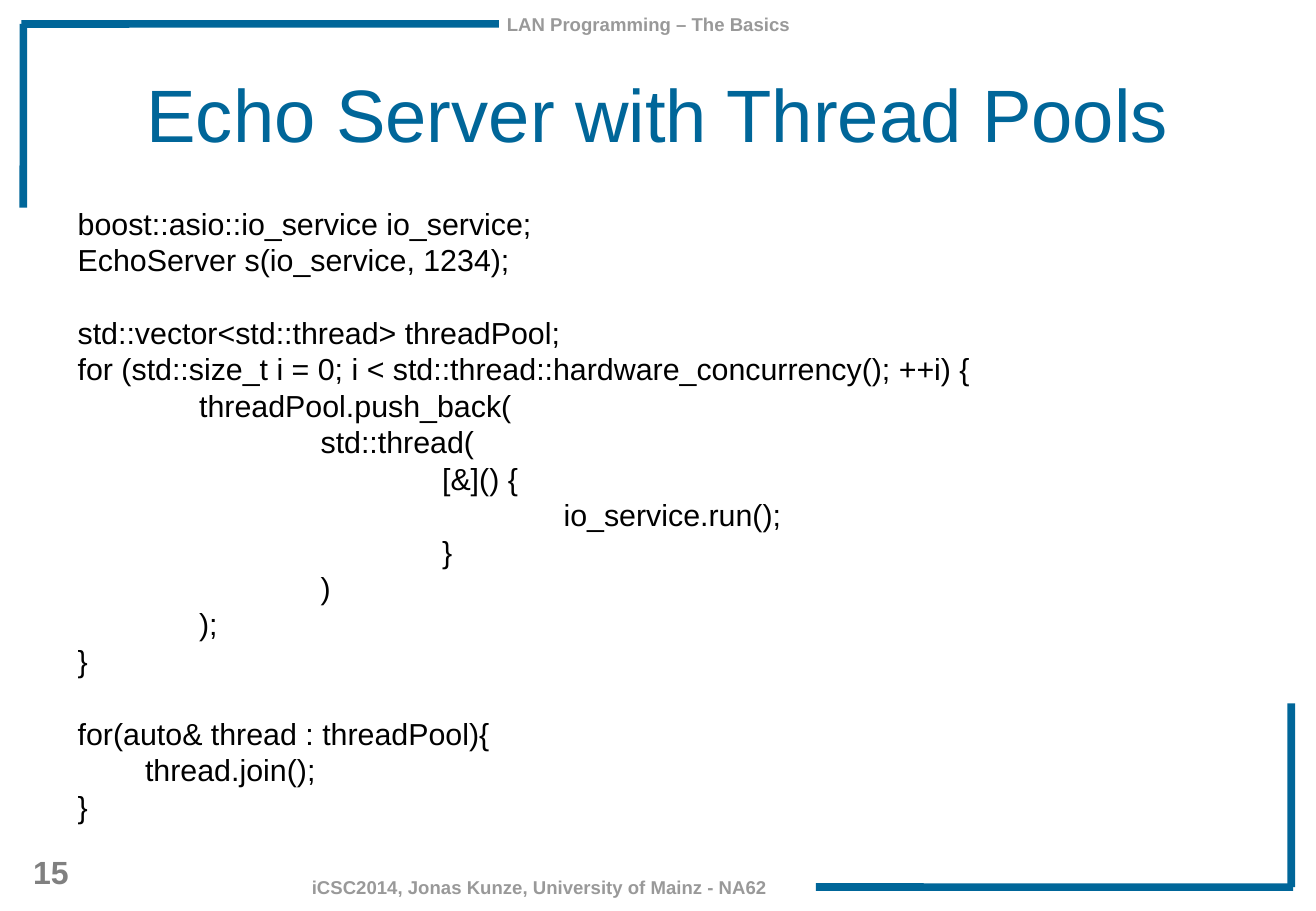
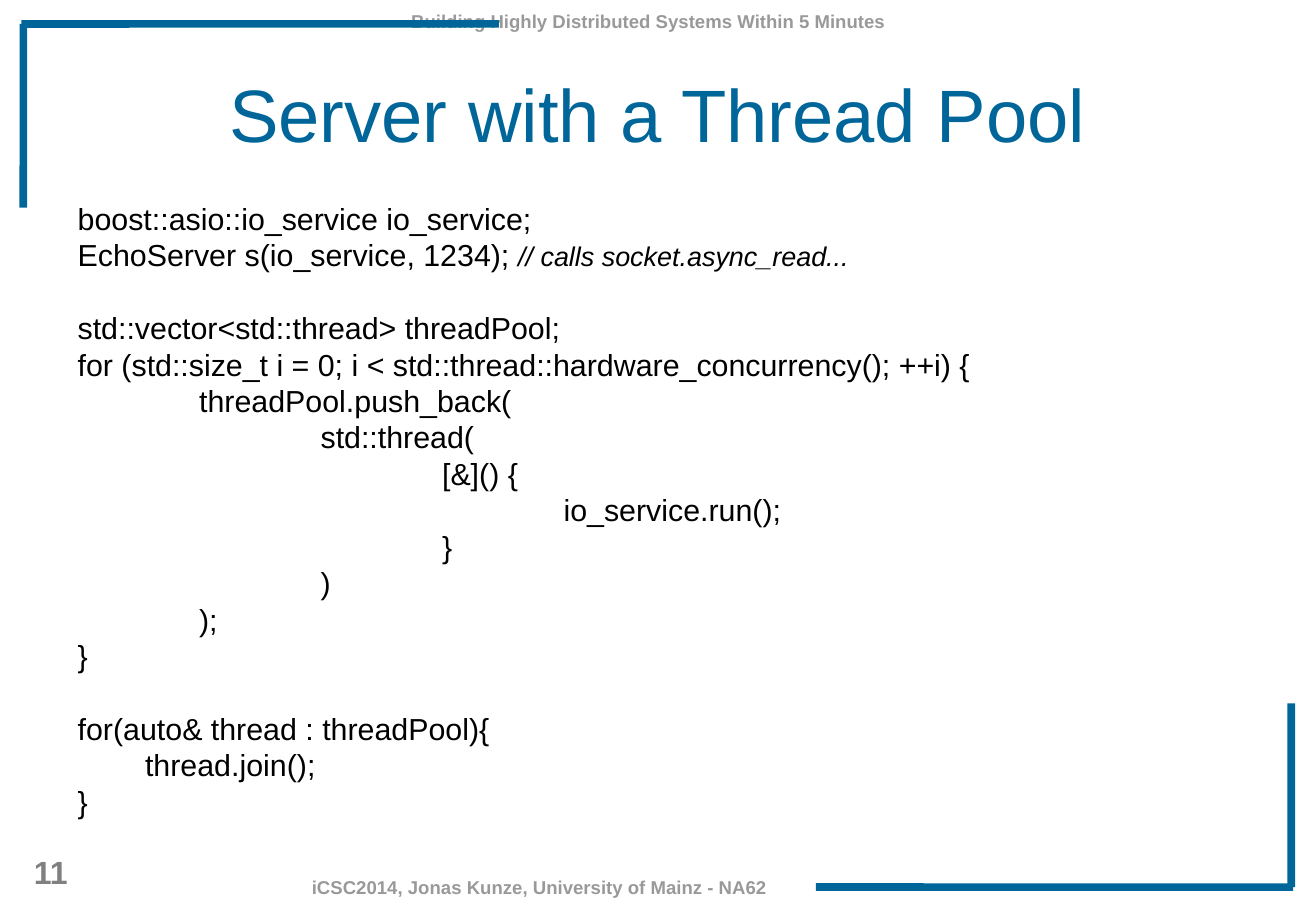
Before and after one commit to JonasKunze/icsc2014, a slide deck: slide 11 of iCSC-2014-Network-Libraries.odp (slide 15 before the commit). Drawn at 1316x911 pixels with LibreOffice and Linux fonts; fonts in the diff are those of the drawing; background and template pictures are left out. Boxes give left, top, right and bottom in pixels: in the first picture for what was removed or moved away, otherwise in the second. Text is boxed around its words. In the diff, an @@ line names an element or a change of style, - is before the commit and + after.

```diff
--- a/iCSC-2014-Network-Libraries.odp
+++ b/iCSC-2014-Network-Libraries.odp
@@ text at [411, 14, 885, 33]: text changed @@
-LAN Programming – The Basics
+Building Highly Distributed Systems Within 5 Minutes
@@ title at [229, 88, 1086, 143]: text changed @@
-Echo Server with Thread Pools
+Server with a Thread Pool
@@ text at [78, 244, 849, 272]: text changed @@
-EchoServer s(io_service, 1234);
+EchoServer s(io_service, 1234); // calls socket.async_read...
@@ page number at [34, 862, 68, 884]: text changed @@
-15
+11
```
Also in this commit, not shown: 32 other slides changed, 6 slides added, 14 slides removed, 30 other files.
